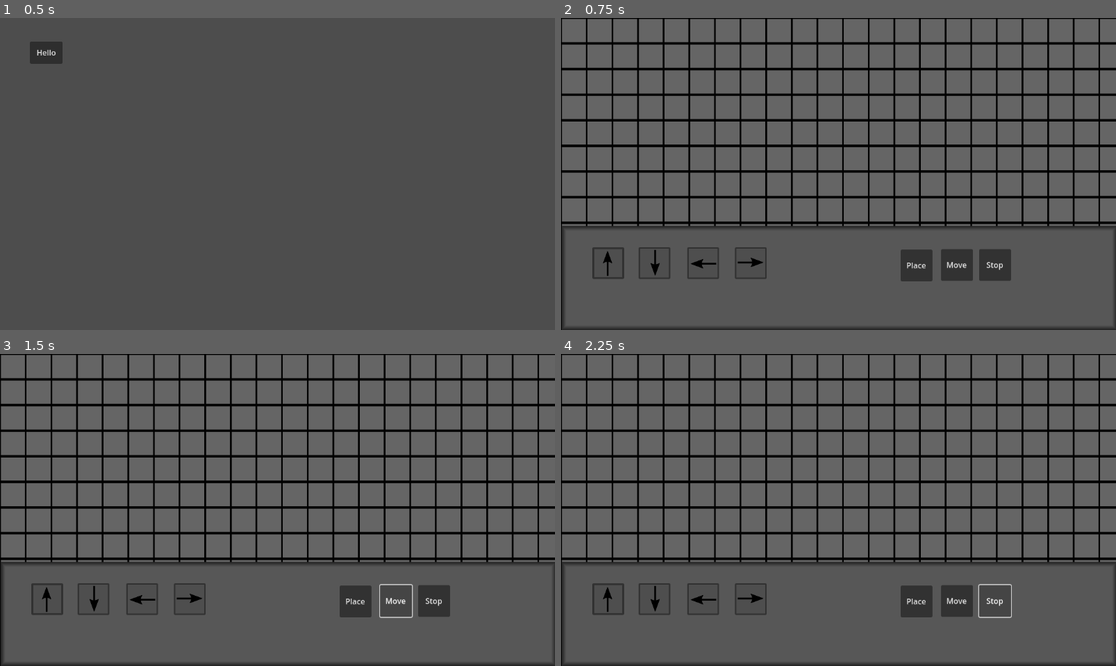
Above: before the commit, frames 1-4 (two rows, left to right).
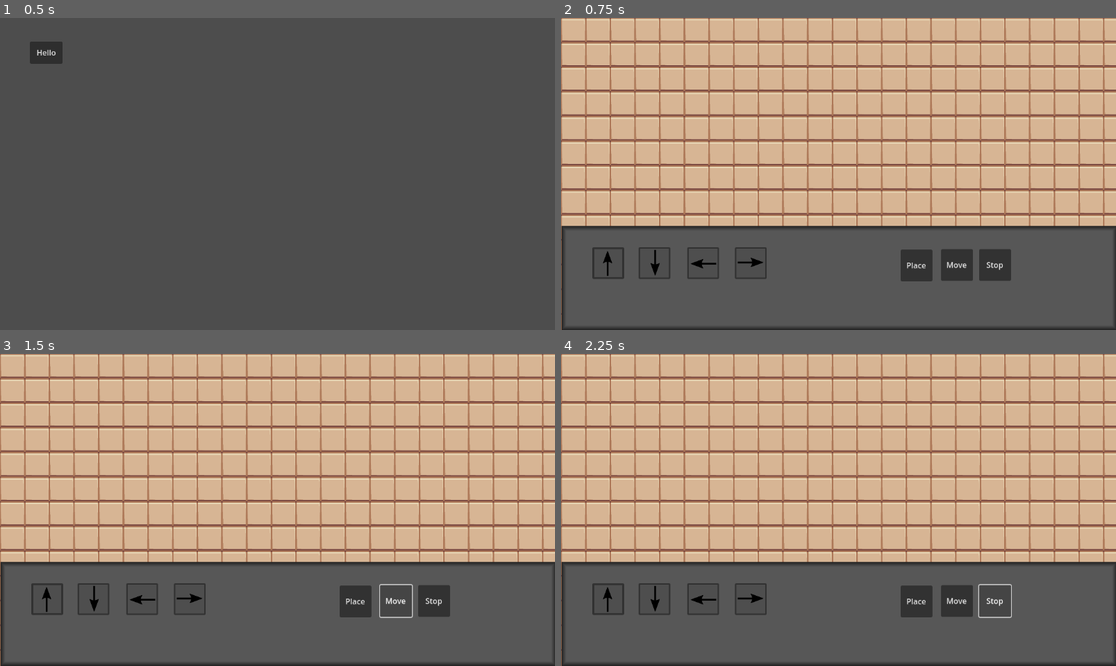
Above: after the commit, the same moments.

Repository: Salanmander/Roguetronics
Game: Godot game, scene res://Menu/main__menu.tscn
Same seed, same stepped clock (60 frames per second), same inputs: the game is played once before the commit and once after it. The engine's default icon, where the game draws it, is replaced by a stand-in: a white triangle on a blue panel in a dark square.
Inputs:
- Up to frame 1 (0.5 s): no input
- Up to frame 2 (0.75 s): click "Hello" at 0.5 s
- Up to frame 3 (1.5 s): click "Move" at 1.25 s
- Up to frame 4 (2.25 s): click "Stop" at 2 s

Frame 1 is identical in both runs. In frame 2, 67% of the frame differs, in the area x 0-100%, y 0-100%; in frame 3, 67%; in frame 4, 67%.

Commit message:
Created Assemblies
Assemblies are collections of Widgets. Machines still grab Widgets. When they nudge a Widget, the Widget signals its assembly, and the Assembly figures out how to move.

Diff:
--- /dev/null
+++ b/Factory/Assembly/assembly.gd
@@ -0,0 +1,57 @@
+extends Node2D
+class_name Assembly
+
+var widgets:Array[Widget]
+var nudges:Array[Vector2]
+
+
+var widget_packed:PackedScene = load("res://Factory/Widget/widget.tscn")
+
+# Called when the node enters the scene tree for the first time.
+func _ready():
+	widgets = []
+	nudges = []
+
+	var wid1 = widget_packed.instantiate()
+	var wid2 = widget_packed.instantiate()
+	wid2.position = Vector2(1, 0) * Consts.GRID_SIZE
+
+	add_widget(wid1)
+	add_widget(wid2)
+	pass # Replace with function body.
+
+func run(new_cycle):
+	var dLeft:float = 0
+	var dRight:float = 0
+	var dDown:float = 0
+	var dUp:float = 0
+	for nudge in nudges:
+		var x:float = nudge.x
+		var y:float = nudge.y
+		if x > 0 && x > dRight:
+			dRight = x
+		if x < 0 && x < dLeft:
+			dLeft = x
+		if y > 0 && y > dDown:
+			dDown = y
+		if y < 0 && y < dUp:
+			dUp = y
+
+	var dx = dRight + dLeft
+	var dy = dDown + dUp
+
+	position += Vector2(dx, dy)
+
+	nudges = []
+	pass
+
+
+func add_widget(new_widget:Widget):
+	add_child(new_widget)
+	widgets.append(new_widget)
+	new_widget.nudged.connect(_on_widget_nudged)
+	pass
+
+func _on_widget_nudged(delta):
+	nudges.append(delta)
+	pass
--- /dev/null
+++ b/Factory/Assembly/assembly.tscn
@@ -0,0 +1,6 @@
+[gd_scene load_steps=2 format=3 uid="uid://de1mq7hgg5fd0"]
+
+[ext_resource type="Script" path="res://Factory/Assembly/assembly.gd" id="1_3tt0q"]
+
+[node name="Assembly" type="Node2D"]
+script = ExtResource("1_3tt0q")
--- a/Factory/Machine/machine.gd
+++ b/Factory/Machine/machine.gd
@@ -1,9 +1,6 @@
 extends Area2D
 class_name Machine
 
-var held_widget:Widget
-var direction:float
-var arm_offset:Vector2
 
 # Could be refactored at some point so that it doesn't need to load these
 # textures multiple times. (Does that already get optimized out?)
@@ -12,7 +9,12 @@
 var up_texture = load("res://Factory/Machine/Up.png")
 var down_texture = load("res://Factory/Machine/Down.png")
 
+var held_widget:Widget
+var direction:float
+var arm_offset:Vector2
+
 var last_cycle:float
+var last_arm_offset:Vector2
 
 var nearby_widgets:Array[Widget]
 
@@ -25,6 +27,7 @@
 	self.direction = direction
 	nearby_widgets = []
 	arm_offset = Vector2(0,0)
+	last_arm_offset = Vector2(0,0)
 	pass
 
 
@@ -61,22 +64,21 @@
 
 	# When this is the first move of a cycle
 	if cycle - last_cycle >= cycle_fraction:
-
-		print(int(cycle))
-		print(str("diff: " , (cycle-last_cycle) , " fraction: " , cycle_fraction))
 		drop()
 		grab()
+		last_arm_offset = Vector2(0,0)
 
 	arm_offset = Vector2(0,-1).rotated(direction) * Consts.GRID_SIZE * cycle_fraction
 
 	# If we're holding something
 	if held_widget:
-		held_widget.move_to(position + arm_offset)
+		held_widget.nudge(arm_offset - last_arm_offset)
 
 	if DEBUG_GRABBER:
 		grabber_display.position = arm_offset
 
 	last_cycle = cycle
+	last_arm_offset = arm_offset
 
 
 	pass
--- a/Factory/Widget/widget.gd
+++ b/Factory/Widget/widget.gd
@@ -3,6 +3,8 @@
 
 var speed:Vector2 = Vector2(0,0)
 var tex:Texture = load("res://Factory/Widget/widget.png")
+
+signal nudged(delta: Vector2)
 
 # Called when the node enters the scene tree for the first time.
 func _ready():
@@ -15,5 +17,5 @@
 	pass
 
 
-func move_to(new_position: Vector2):
-	position = new_position
+func nudge(delta: Vector2):
+	nudged.emit(delta)
--- a/Factory/factory.tscn
+++ b/Factory/factory.tscn
@@ -1,7 +1,8 @@
-[gd_scene load_steps=9 format=3 uid="uid://dksdy6hagfrlo"]
+[gd_scene load_steps=11 format=3 uid="uid://dksdy6hagfrlo"]
 
 [ext_resource type="Texture2D" uid="uid://c75ii64xae637" path="res://Factory/icon.png" id="1_uqvcs"]
 [ext_resource type="Texture2D" uid="uid://ntfyndnf1obk" path="res://Factory/box.png" id="2_5b2d0"]
+[ext_resource type="Texture2D" uid="uid://bqsb5r8n4oaa" path="res://Factory/floor.png" id="3_dkgit"]
 [ext_resource type="Script" path="res://Factory/factory_floor.gd" id="3_ulfng"]
 [ext_resource type="Texture2D" uid="uid://dpvqigf2ldir8" path="res://icon.svg" id="4_fq6om"]
 
@@ -13,6 +14,11 @@
 border_width_bottom = 10
 border_color = Color(0.129412, 0.129412, 0.129412, 1)
 border_blend = true
+
+[sub_resource type="TileSetAtlasSource" id="TileSetAtlasSource_fyd2g"]
+texture = ExtResource("3_dkgit")
+texture_region_size = Vector2i(128, 128)
+0:0/0 = 0
 
 [sub_resource type="TileSetAtlasSource" id="TileSetAtlasSource_icehi"]
 texture = ExtResource("1_uqvcs")
@@ -33,9 +39,10 @@
 0:0/0 = 0
 
 [sub_resource type="TileSet" id="TileSet_a558r"]
-tile_size = Vector2i(133, 133)
+tile_size = Vector2i(128, 128)
 sources/4 = SubResource("TileSetAtlasSource_icehi")
 sources/5 = SubResource("TileSetAtlasSource_ganq4")
+sources/0 = SubResource("TileSetAtlasSource_fyd2g")
 
 [node name="Factory" type="Node2D"]
 
--- a/Factory/factory_floor.gd
+++ b/Factory/factory_floor.gd
@@ -1,5 +1,6 @@
 extends TileMap
-
+# Might be worth refactoring this at some point so that the tilemap
+# isn't the thing holding all the behavior.
 
 const FLOOR_LAYER = 0
 
@@ -9,7 +10,7 @@
 const CONVEYOR_LEFT_VARIANT = 2
 const CONVEYOR_RIGHT_VARIANT = 3
 
-const FLOOR_TILE = 5
+const FLOOR_TILE = 0
 
 const NONE = 0
 const MODIFY_FLOOR = 1
@@ -20,8 +21,8 @@
 
 var click_mode:int = NONE
 
-var widget_packed:PackedScene = load("res://Factory/Widget/widget.tscn")
-var thing_to_move:Widget
+var assembly_packed:PackedScene = load("res://Factory/Assembly/assembly.tscn")
+var thing_to_move:Assembly
 
 
 var machine_packed:PackedScene = load("res://Factory/Machine/machine.tscn")
@@ -39,7 +40,7 @@
 			#pass
 			set_cell(FLOOR_LAYER, Vector2i(x, y), FLOOR_TILE, Vector2i(0,0))
 
-	thing_to_move = widget_packed.instantiate()
+	thing_to_move = assembly_packed.instantiate()
 	machines = []
 
 
@@ -52,6 +53,7 @@
 		cycle += delta / cycle_time
 		for machine:Machine in machines:
 			machine.run_to(cycle)
+		thing_to_move.run(cycle)
 	pass
 
 
--- a/Singletons/consts.gd
+++ b/Singletons/consts.gd
@@ -6,4 +6,4 @@
 
 const FACTORY_CONVEYOR_ID: int = 4
 
-const GRID_SIZE = 133
+const GRID_SIZE = 128
